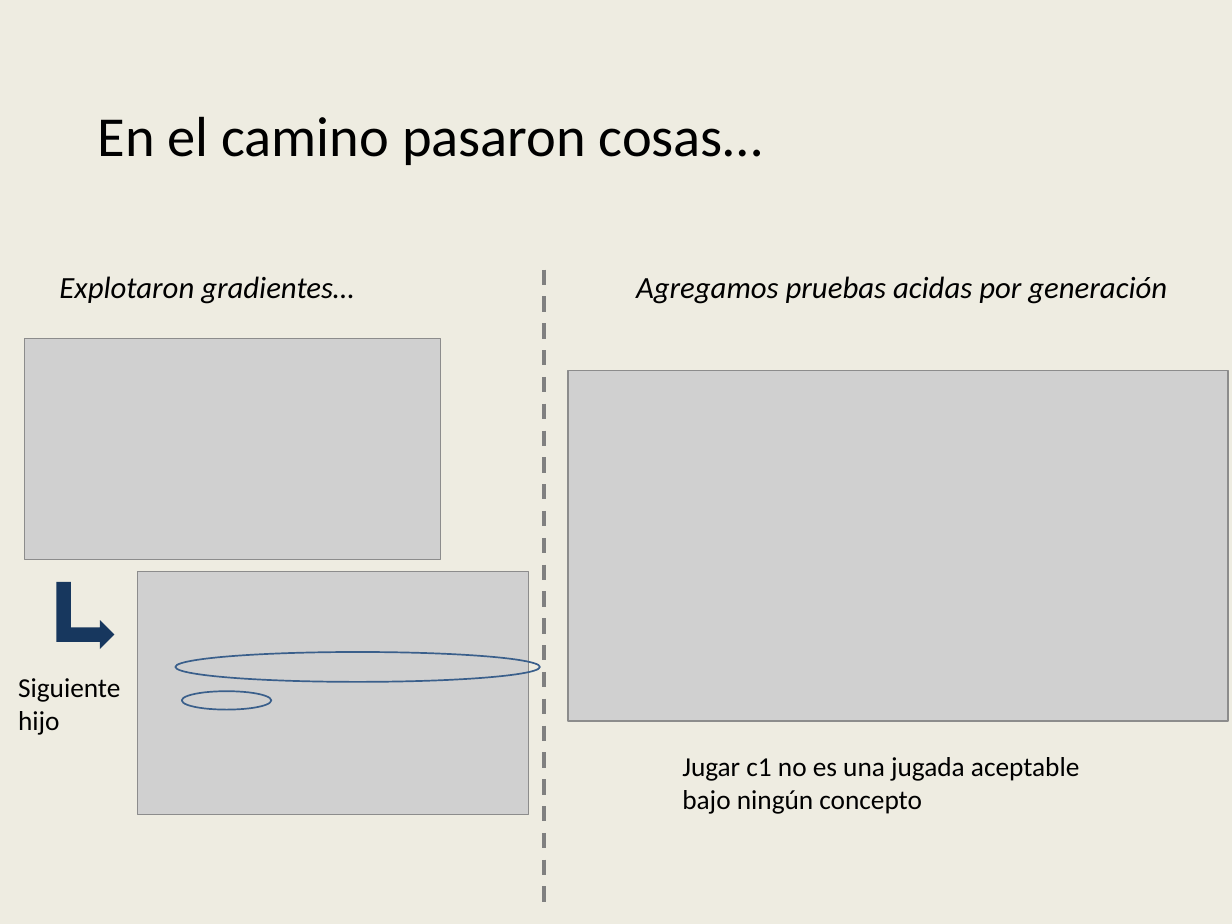
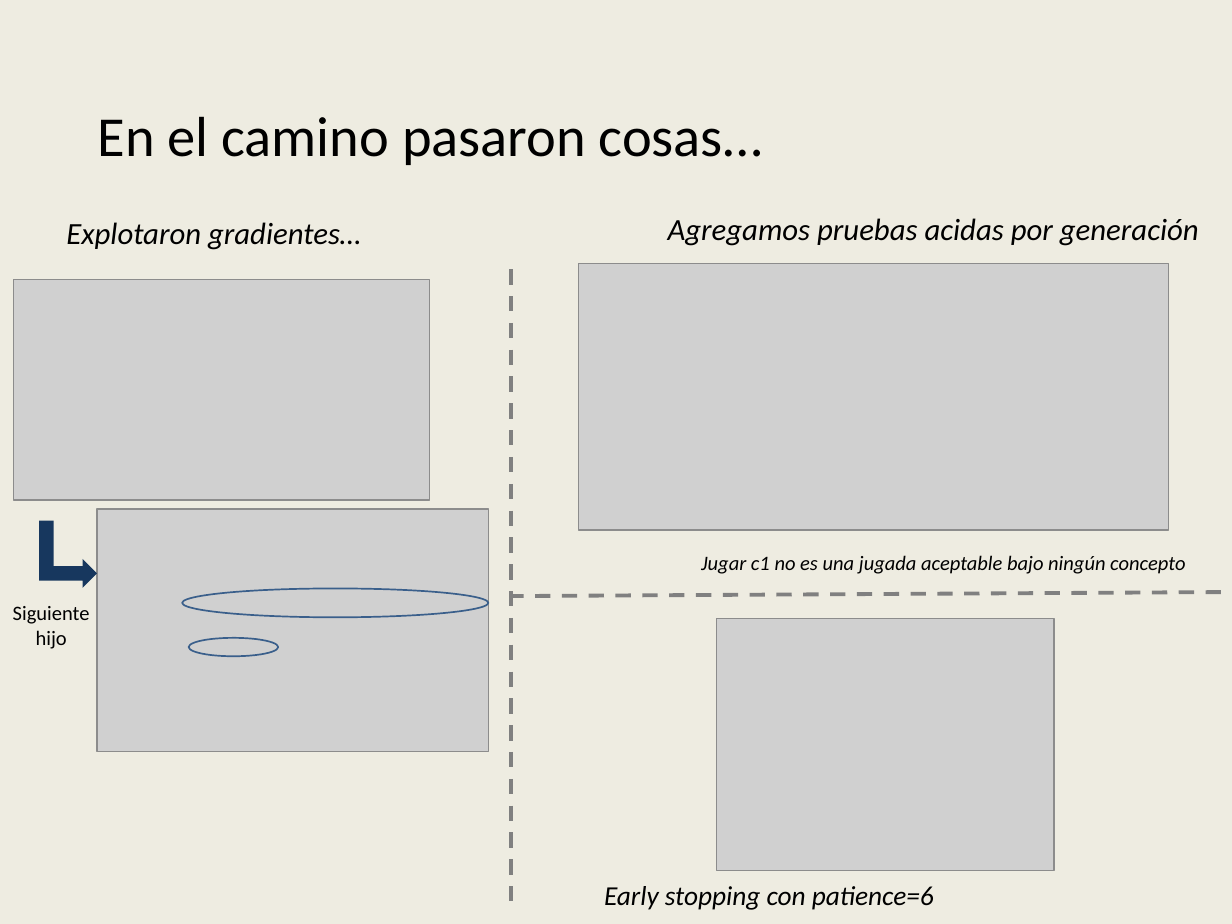
Before and after one commit to AbrojoROU/Truco_DQN, a slide deck: slide 11 of Proyecto IA Digital House v4.pptx. Drawn at 1232x924 pixels with LibreOffice and Linux fonts; fonts in the diff are those of the drawing; grey boxes stand for pictures; background and template pictures are left out. Boxes give left, top, right and bottom in pixels: in the first picture for what was removed or moved away, otherwise in the second. Text is boxed around its words. In the diff, an @@ line names an element or a change of style, - is before the commit and + after.

```diff
--- a/Proyecto IA Digital House v4.pptx
+++ b/Proyecto IA Digital House v4.pptx
@@ text "Explotaron gradientes…": place and size @@
-text "Explotaron gradientes…" at <box>59,276,354,304</box>
+text "Explotaron gradientes…" at <box>66,222,361,250</box>
@@ text "Agregamos pruebas acidas por generación": place and size @@
-text "Agregamos pruebas acidas por generación" at <box>636,276,1167,304</box>
+text "Agregamos pruebas acidas por generación" at <box>668,218,1199,246</box>
@@ picture: place and size @@
-picture at <box>568,371,1228,721</box>
+picture at <box>579,264,1169,531</box>
@@ picture: place and size @@
-picture at <box>25,339,441,559</box>
+picture at <box>14,280,430,500</box>
@@ line moved from (543, 270) - (543, 907) to (511, 270) - (511, 907) @@
@@ picture: place and size @@
-picture at <box>138,572,530,814</box>
+picture at <box>97,509,489,752</box>
@@ bent up arrow: place and size @@
-bent up arrow at <box>57,582,115,649</box>
+bent up arrow at <box>39,520,97,588</box>
@@ text "Jugar c1 no es una ...": place and size @@
-text "Jugar c1 no es una ..." at <box>682,757,1079,814</box>
+text "Jugar c1 no es una ..." at <box>701,555,1185,574</box>
@@ text "Jugar c1 no es una ..." at <box>701,555,1185,574</box>: size 16 to 12 pt, italic on @@
@@ text "Siguiente hijo": place and size @@
-text "Siguiente hijo" at <box>18,678,120,735</box>
+text "Siguiente hijo" at <box>13,606,90,649</box>
@@ text "Siguiente hijo" at <box>13,606,90,649</box>: size 16 to 12 pt; alignment left to centre @@
@@ ellipse: place and size @@
-ellipse at <box>175,652,540,681</box>
+ellipse at <box>182,589,489,617</box>
@@ line added from (1221, 593) to (513, 596), #808080 2.25 pt dashed @@
@@ picture added at <box>717,618,1055,871</box> @@
@@ ellipse: place and size @@
-ellipse at <box>182,691,272,710</box>
+ellipse at <box>188,638,278,657</box>
@@ text added at <box>604,886,934,910</box>, 16 pt, text #000000, italic @@
+Early stopping con patience=6
```
Also in this commit, not shown: 4 other slides changed, 1 slide added, 2 slides removed.
